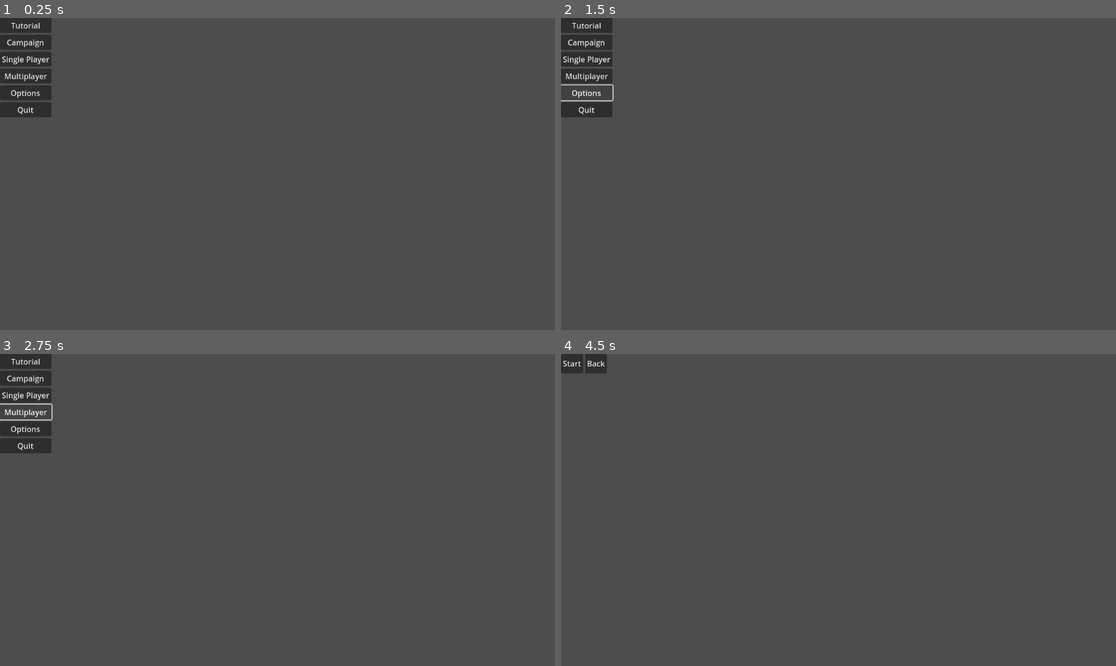
Above: before the commit, frames 1-4 (two rows, left to right).
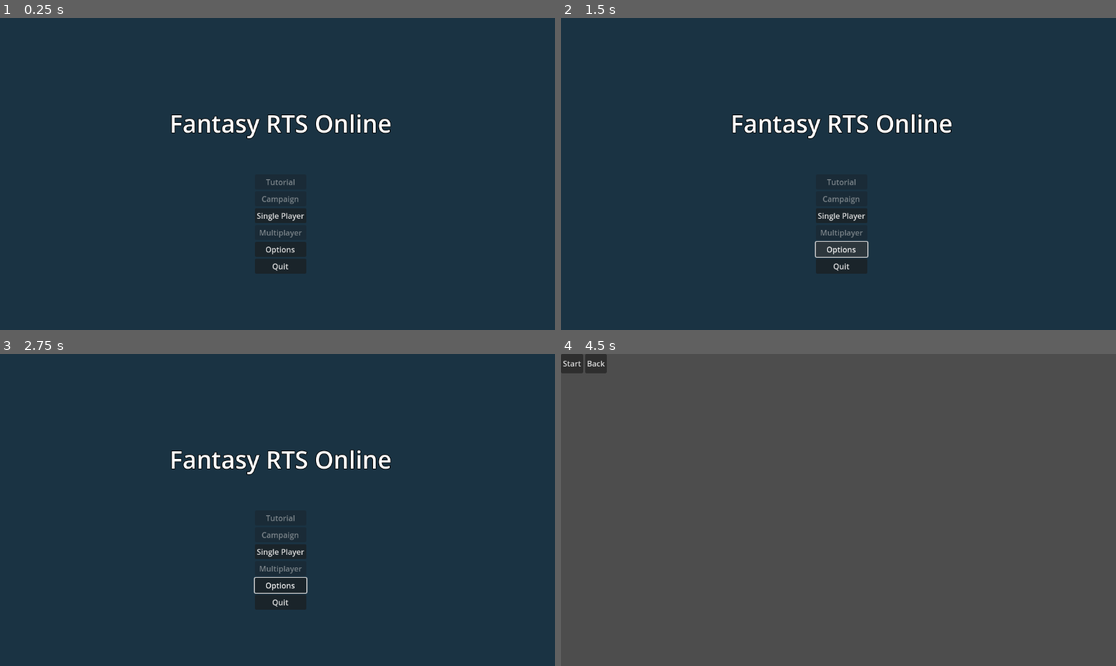
Above: after the commit, the same moments.

Repository: FantacyRTSOnline/Game
Game: Godot game, scene res://src/menus/start/start_menu.tscn
Same seed, same stepped clock (60 frames per second), same inputs: the game is played once before the commit and once after it.
Inputs (mouse positions are in pixels of both pictures, inside the frame that each line leads up to):
- Up to frame 1 (0.25 s): no input
- Up to frame 2 (1.5 s): click (588, 24) at 0.5 s, where only the run before the commit has a clickable "Tutorial"; click "Options" at 1.25 s
- Up to frame 3 (2.75 s): click (27, 413) at 2 s, where only the run before the commit has a clickable "Multiplayer"
- Up to frame 4 (4.5 s): click "Single Player" at 2.75 s; click "Back" at 3.5 s; click "Single Player" at 4.25 s

The runs differ from the first frame. In frame 1, 98% of the frame differs, in the area x 0-100%, y 0-100%; in frame 2, 98%; in frame 3, 98%; in frame 4, nothing differs.

Commit message:
Update start_menu.tscn

Diff:
--- a/game/src/menus/start/start_menu.tscn
+++ b/game/src/menus/start/start_menu.tscn
@@ -11,42 +11,74 @@
 grow_vertical = 2
 script = ExtResource("1_2yojf")
 
-[node name="MarginContainer" type="MarginContainer" parent="."]
+[node name="ColorRect" type="ColorRect" parent="."]
 layout_mode = 0
-offset_right = 40.0
-offset_bottom = 40.0
+offset_right = 1152.0
+offset_bottom = 648.0
+color = Color(0.101961, 0.2, 0.262745, 1)
 
-[node name="VBoxContainer" type="VBoxContainer" parent="MarginContainer"]
+[node name="Title" type="MarginContainer" parent="."]
+layout_mode = 2
+offset_left = 352.0
+offset_top = 184.0
+offset_right = 813.0
+offset_bottom = 253.0
+
+[node name="VBoxContainer2" type="VBoxContainer" parent="Title"]
 layout_mode = 2
 
-[node name="Tutorial" type="Button" parent="MarginContainer/VBoxContainer"]
+[node name="Label" type="Label" parent="Title/VBoxContainer2"]
 layout_mode = 2
+theme_override_constants/outline_size = 5
+theme_override_constants/shadow_outline_size = 10
+theme_override_font_sizes/font_size = 50
+text = "Fantasy RTS Online"
+horizontal_alignment = 1
+
+[node name="Buttons" type="MarginContainer" parent="."]
+layout_mode = 0
+offset_left = 529.0
+offset_top = 325.0
+offset_right = 636.0
+offset_bottom = 531.0
+
+[node name="VBoxContainer" type="VBoxContainer" parent="Buttons"]
+layout_mode = 2
+
+[node name="Tutorial" type="Button" parent="Buttons/VBoxContainer"]
+layout_mode = 2
+disabled = true
 text = "Tutorial"
 
-[node name="Campaign" type="Button" parent="MarginContainer/VBoxContainer"]
+[node name="Campaign" type="Button" parent="Buttons/VBoxContainer"]
 layout_mode = 2
+disabled = true
 text = "Campaign"
 
-[node name="Single" type="Button" parent="MarginContainer/VBoxContainer"]
+[node name="Single" type="Button" parent="Buttons/VBoxContainer"]
 layout_mode = 2
+tooltip_text = "Play aganst AI in a scrimmage match"
 text = "Single Player"
 
-[node name="Multiplayer" type="Button" parent="MarginContainer/VBoxContainer"]
+[node name="Multiplayer" type="Button" parent="Buttons/VBoxContainer"]
 layout_mode = 2
+disabled = true
 text = "Multiplayer"
 
-[node name="Options" type="Button" parent="MarginContainer/VBoxContainer"]
+[node name="Options" type="Button" parent="Buttons/VBoxContainer"]
 layout_mode = 2
+tooltip_text = "Configure game settings"
 text = "Options"
 
-[node name="Quit" type="Button" parent="MarginContainer/VBoxContainer"]
+[node name="Quit" type="Button" parent="Buttons/VBoxContainer"]
 layout_mode = 2
+tooltip_text = "Close the game"
 text = "Quit"
 
-[connection signal="pressed" from="MarginContainer/VBoxContainer/Tutorial" to="." method="_on_tutorial_pressed"]
-[connection signal="pressed" from="MarginContainer/VBoxContainer/Campaign" to="." method="_on_campaign_pressed"]
-[connection signal="pressed" from="MarginContainer/VBoxContainer/Single" to="." method="_on_single_pressed"]
-[connection signal="pressed" from="MarginContainer/VBoxContainer/Single" to="." method="_on_campaign_pressed"]
-[connection signal="pressed" from="MarginContainer/VBoxContainer/Multiplayer" to="." method="_on_multiplayer_pressed"]
-[connection signal="pressed" from="MarginContainer/VBoxContainer/Options" to="." method="_on_options_pressed"]
-[connection signal="pressed" from="MarginContainer/VBoxContainer/Quit" to="." method="_on_quit_pressed"]
+[connection signal="pressed" from="Buttons/VBoxContainer/Tutorial" to="." method="_on_tutorial_pressed"]
+[connection signal="pressed" from="Buttons/VBoxContainer/Campaign" to="." method="_on_campaign_pressed"]
+[connection signal="pressed" from="Buttons/VBoxContainer/Single" to="." method="_on_single_pressed"]
+[connection signal="pressed" from="Buttons/VBoxContainer/Single" to="." method="_on_campaign_pressed"]
+[connection signal="pressed" from="Buttons/VBoxContainer/Multiplayer" to="." method="_on_multiplayer_pressed"]
+[connection signal="pressed" from="Buttons/VBoxContainer/Options" to="." method="_on_options_pressed"]
+[connection signal="pressed" from="Buttons/VBoxContainer/Quit" to="." method="_on_quit_pressed"]
